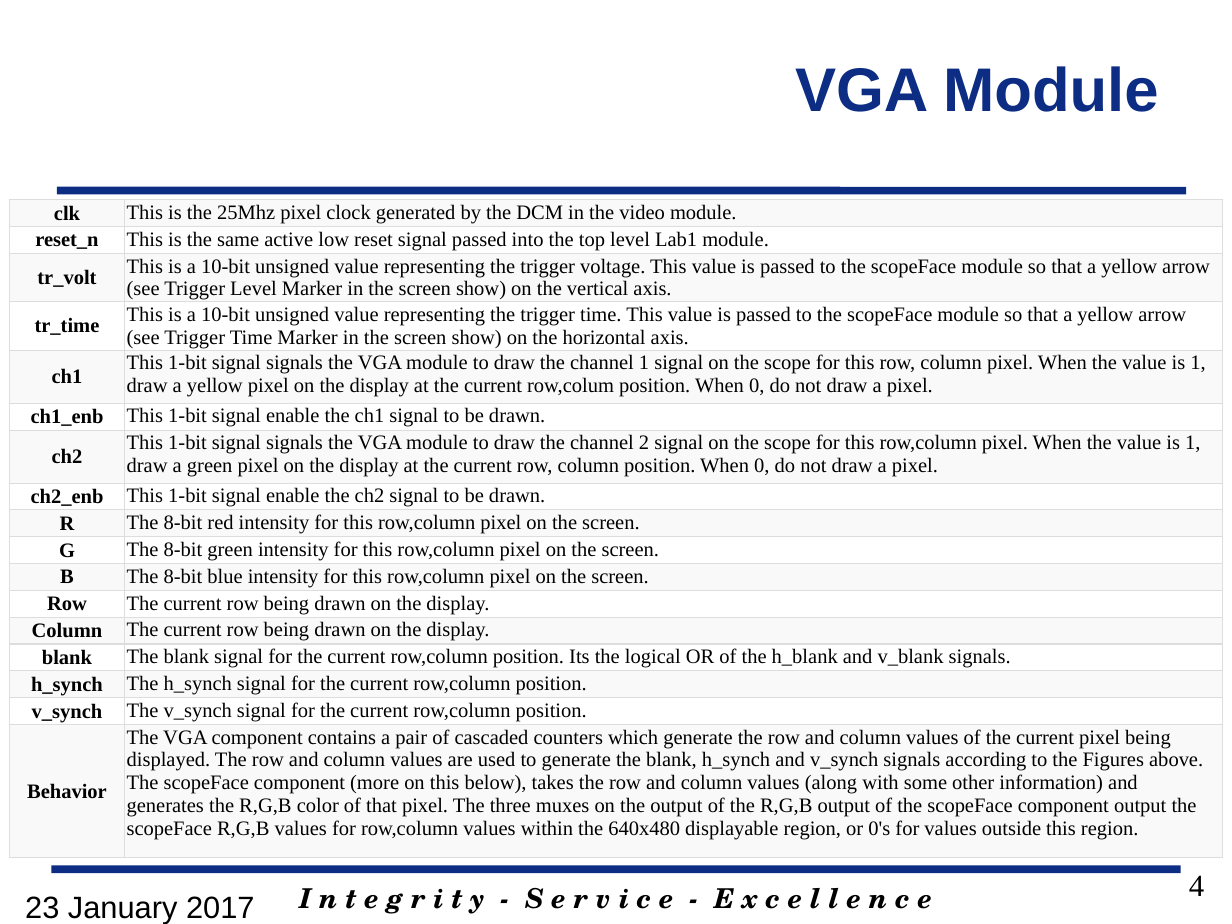
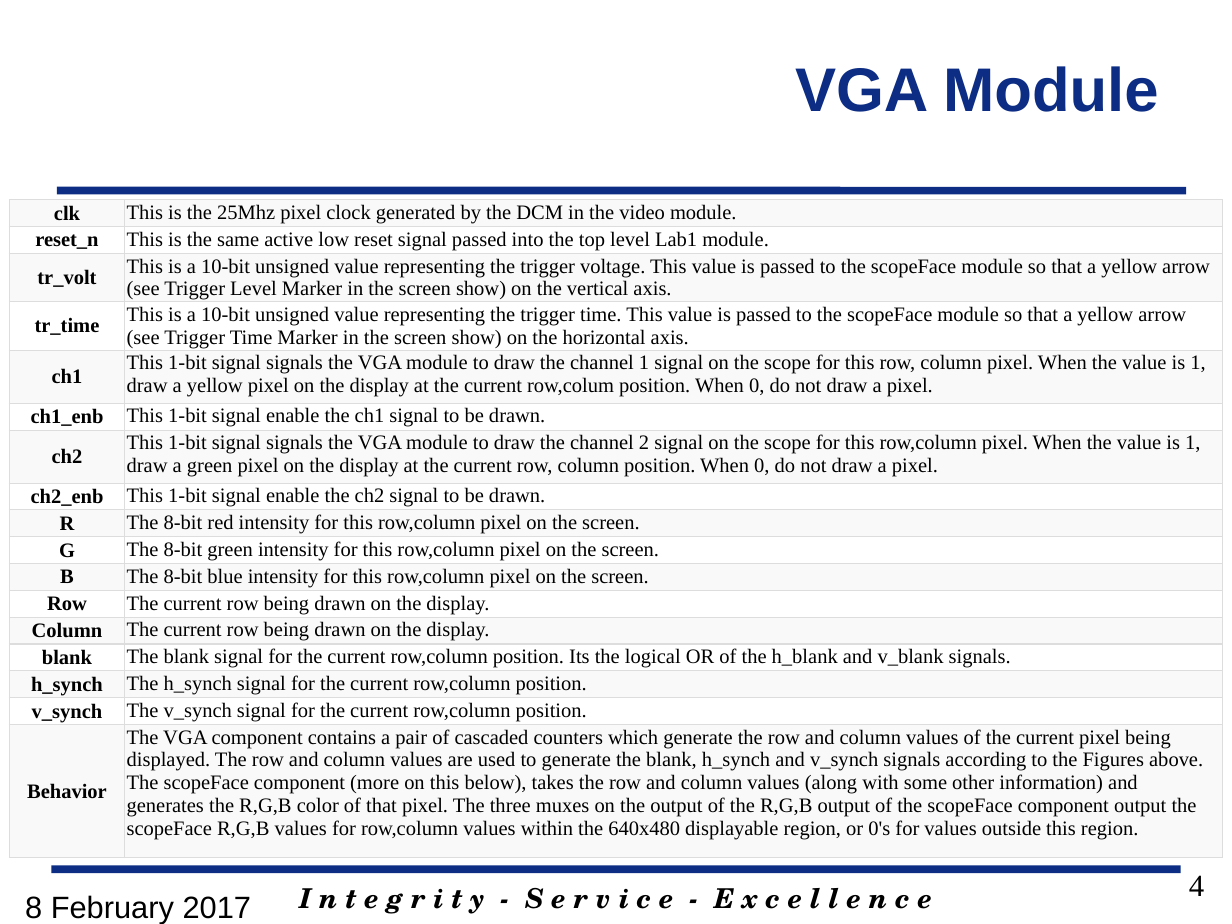
Before and after one commit to jfalkinburg/ECE383_web, a slide deck: slide 4 of lab/lab1/ECE383_Lab1Supplement.pptx. Drawn at 1232x924 pixels with LibreOffice and Linux fonts; fonts in the diff are those of the drawing; background and template pictures are left out. Boxes give left, top, right and bottom in pixels: in the first picture for what was removed or moved away, otherwise in the second. Text is boxed around its words. In the diff, an @@ line names an element or a change of style, - is before the commit and + after.

```diff
--- a/lab/lab1/ECE383_Lab1Supplement.pptx
+++ b/lab/lab1/ECE383_Lab1Supplement.pptx
@@ text at (x1=25, y1=895, x2=251, y2=923): text changed @@
-23 January 2017
+8 February 2017
```
Also in this commit, not shown: 15 other slides changed, 5 other files.
